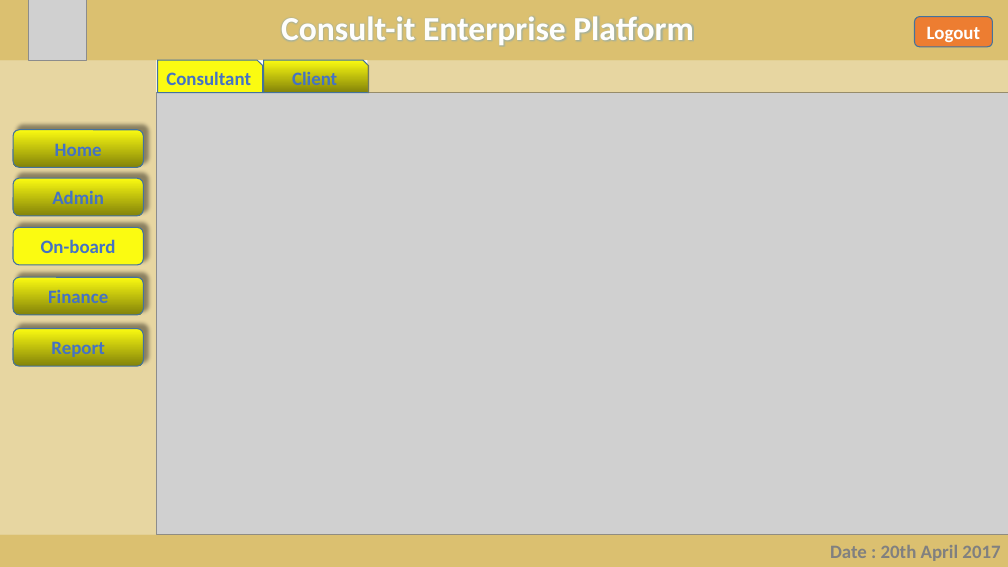
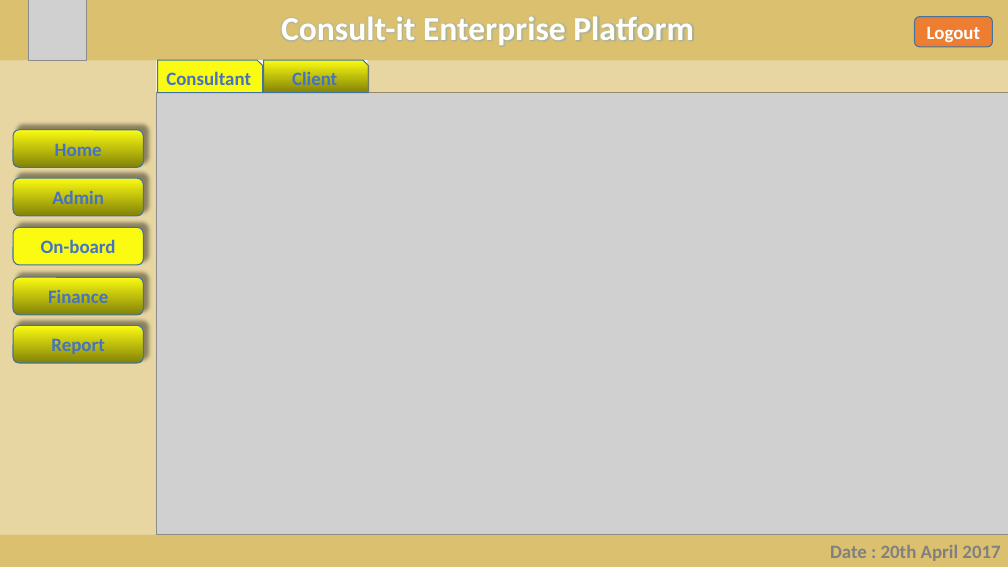
Before and after one commit to PrabhatKJena/Consult-IT-Payments, a slide deck: slide 7 of docs/ConsultIT_Design.pptx. Drawn at 1008x567 pixels with LibreOffice and Linux fonts; fonts in the diff are those of the drawing; grey boxes stand for pictures. Boxes give left, top, right and bottom in pixels: in the first picture for what was removed or moved away, otherwise in the second. Text is boxed around its words. In the diff, an @@ line names an element or a change of style, - is before the commit and + after.

Commit message:
update ppt

```diff
--- a/docs/ConsultIT_Design.pptx
+++ b/docs/ConsultIT_Design.pptx
@@ rounded rectangle "Report": place and size @@
-rounded rectangle "Report" at bbox=[13, 329, 143, 367]
+rounded rectangle "Report" at bbox=[13, 325, 143, 363]
```
